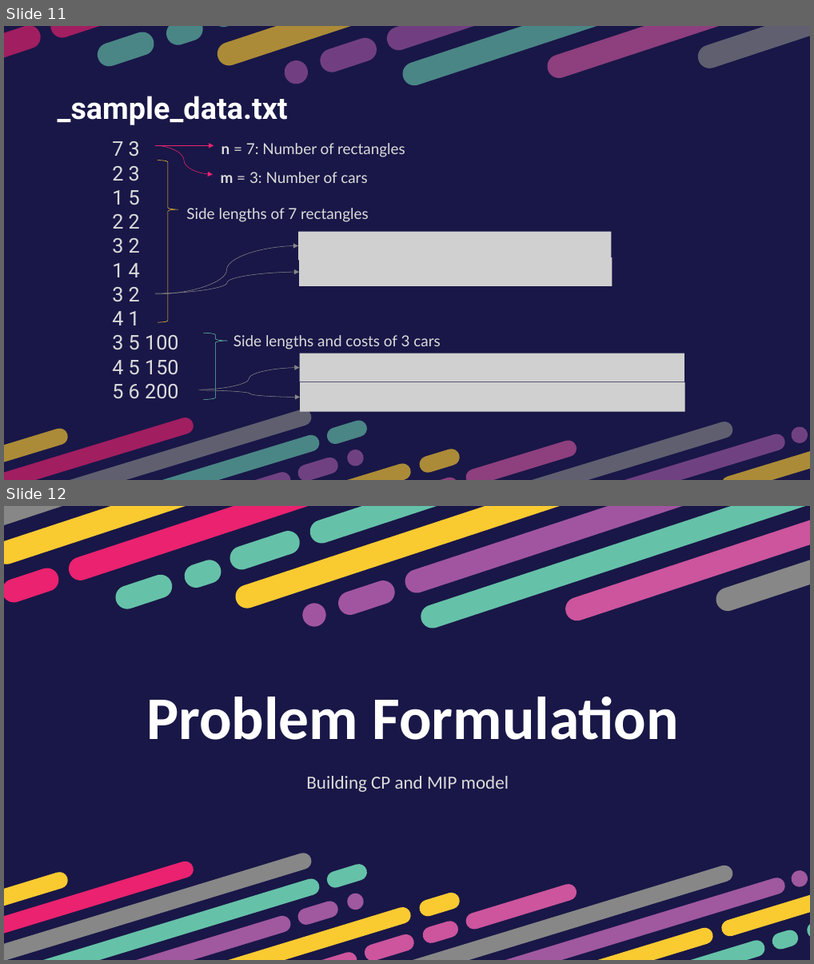
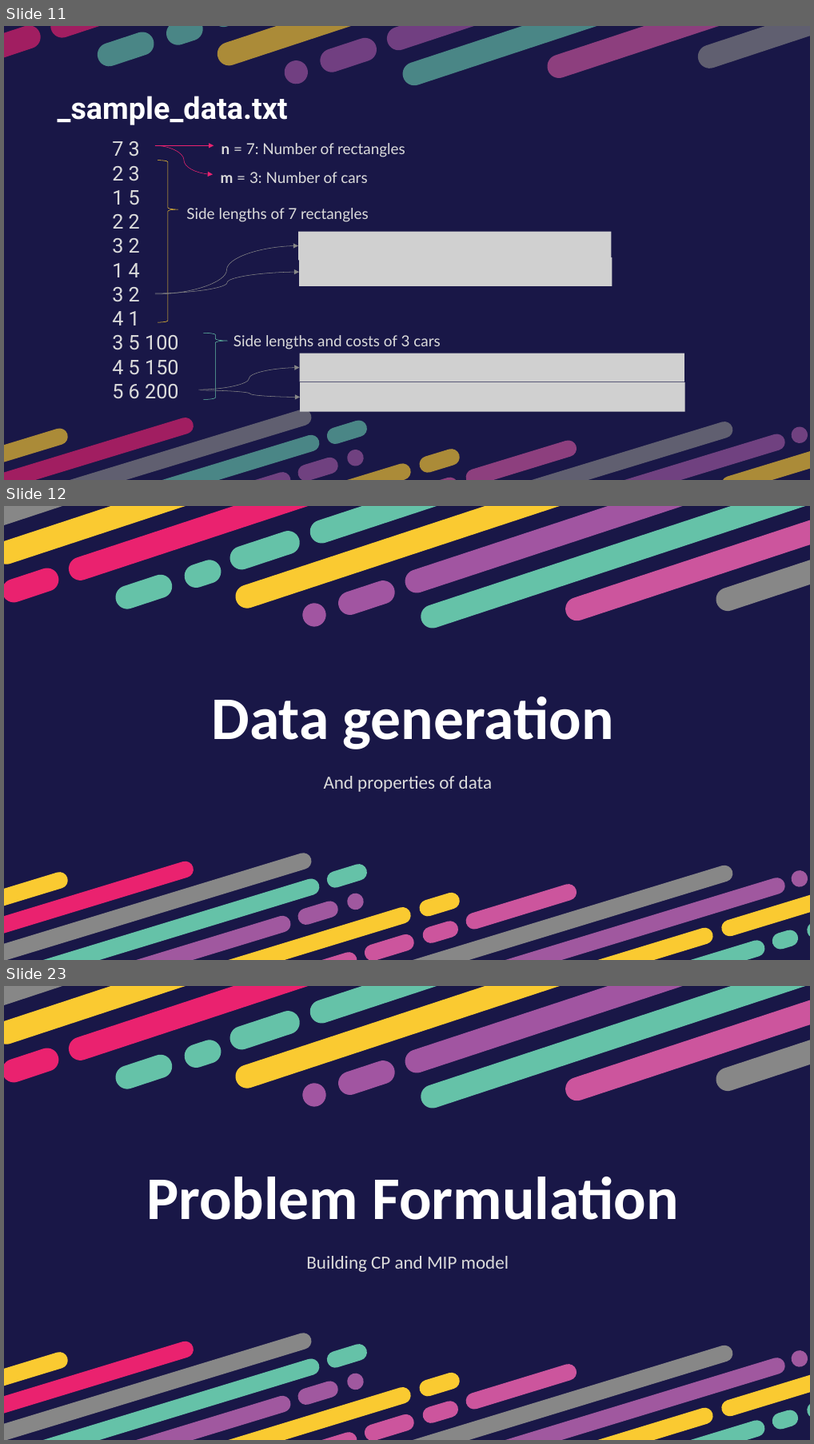
Before and after one commit to htnminh/optimization-project, a slide deck: presentation/General 2D Bin Packing Problem.pptx. Shown one above the other, each under a label of ours: slides 11 and 12 before the commit, slides 11, 12 and 23 after it; the slides between them are not shown. The pictures are 814x964 and 814x1444 pixels, drawn with LibreOffice and Linux fonts; fonts in the diff are those of the drawing; grey boxes stand for pictures. Boxes give left, top, right and bottom in pixels: in the first picture for what was removed or moved away, otherwise in the second. Text is boxed around its words. In the diff, an @@ line names an element or a change of style, - is before the commit and + after.

```diff
--- a/presentation/General 2D Bin Packing Problem.pptx
+++ b/presentation/General 2D Bin Packing Problem.pptx
@@ slide 12 added at (4, 506, 810, 960), background #191747 @@
@@ group added at (4, 506, 810, 703): 18 freeform shapes @@
@@ text added at (212, 696, 614, 749), 72 pt, text #FFFFFF, bold @@
+Data generation
@@ text added at (324, 776, 492, 792), 22 pt, text #DBDBDB @@
+And properties of data
@@ group added at (4, 796, 810, 960): 22 freeform shapes @@
@@ what was slide 12 is now slide 23 @@
```
Also in this commit, not shown: 10 other slides added, 10 other files.
